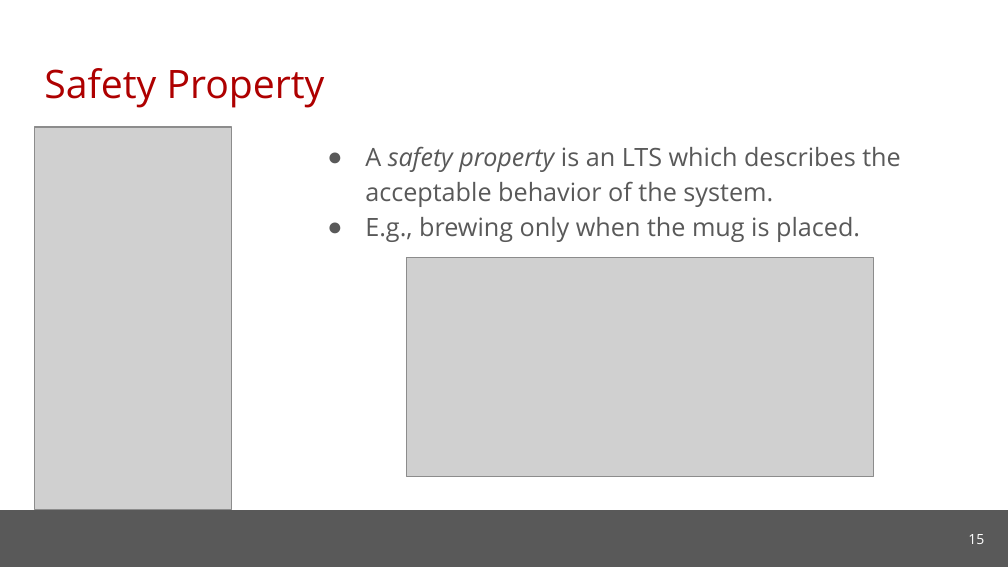
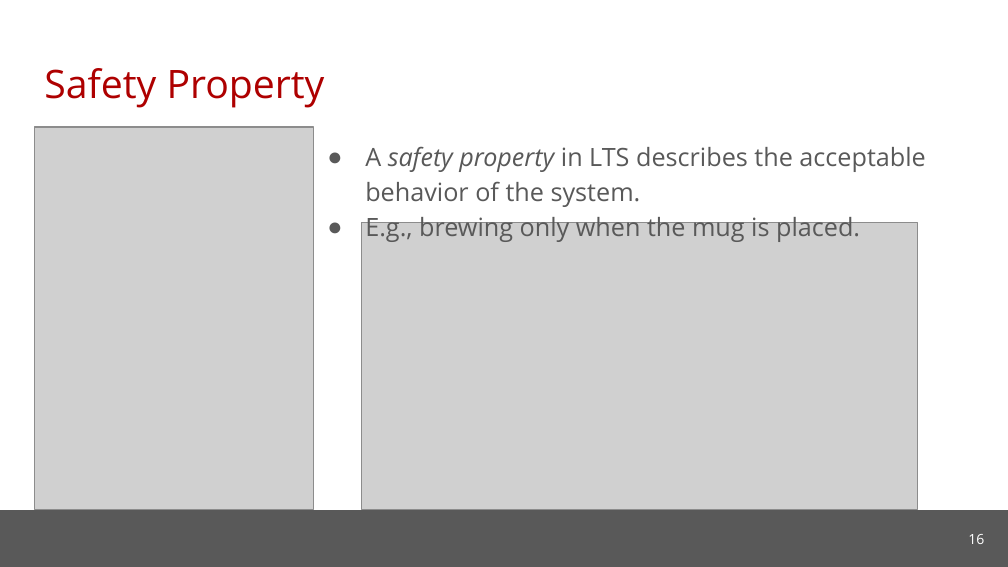
Before and after one commit to cmu-soda/Robustness, a slide deck: slide 16 of Robustness-SSSG.pptx (slide 15 before the commit). Drawn at 1008x567 pixels with LibreOffice and Linux fonts; fonts in the diff are those of the drawing; grey boxes stand for pictures; background and template pictures are left out. Boxes give left, top, right and bottom in pixels: in the first picture for what was removed or moved away, otherwise in the second. Text is boxed around its words. In the diff, an @@ line names an element or a change of style, - is before the commit and + after.

```diff
--- a/Robustness-SSSG.pptx
+++ b/Robustness-SSSG.pptx
@@ picture: place and size @@
-picture at [34, 127, 231, 509]
+picture at [34, 127, 313, 509]
@@ text at [365, 146, 925, 207]: text changed @@
-● A safety property is an LTS which describes the acceptable behavior of the system.
+● A safety property in LTS describes the acceptable behavior of the system.
@@ picture: place and size @@
-picture at [406, 258, 873, 477]
+picture at [362, 222, 917, 509]
@@ page number at [968, 534, 984, 544]: text changed @@
-15
+16
```
Also in this commit, not shown: 8 other slides changed, 4 slides added, 1 slide removed.
